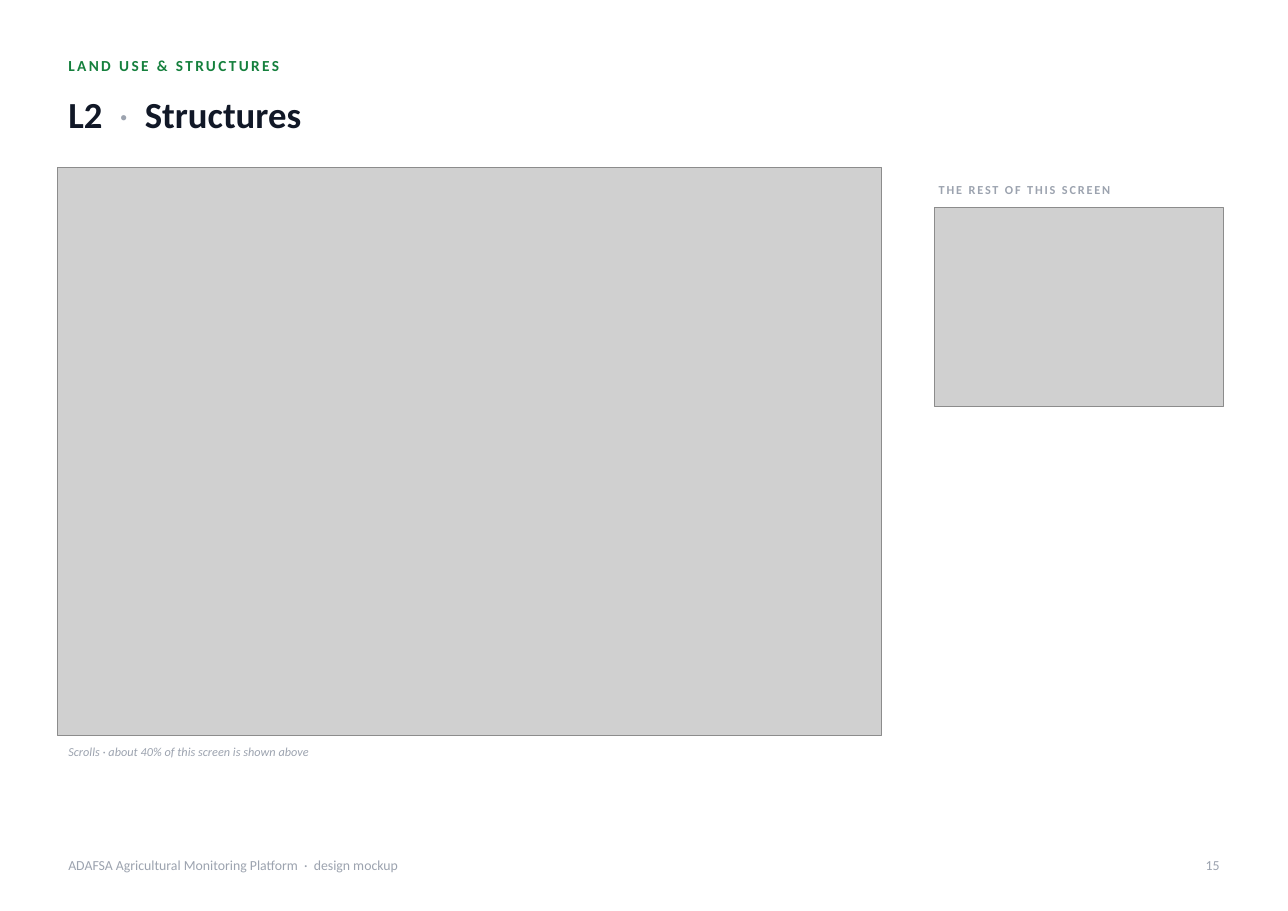
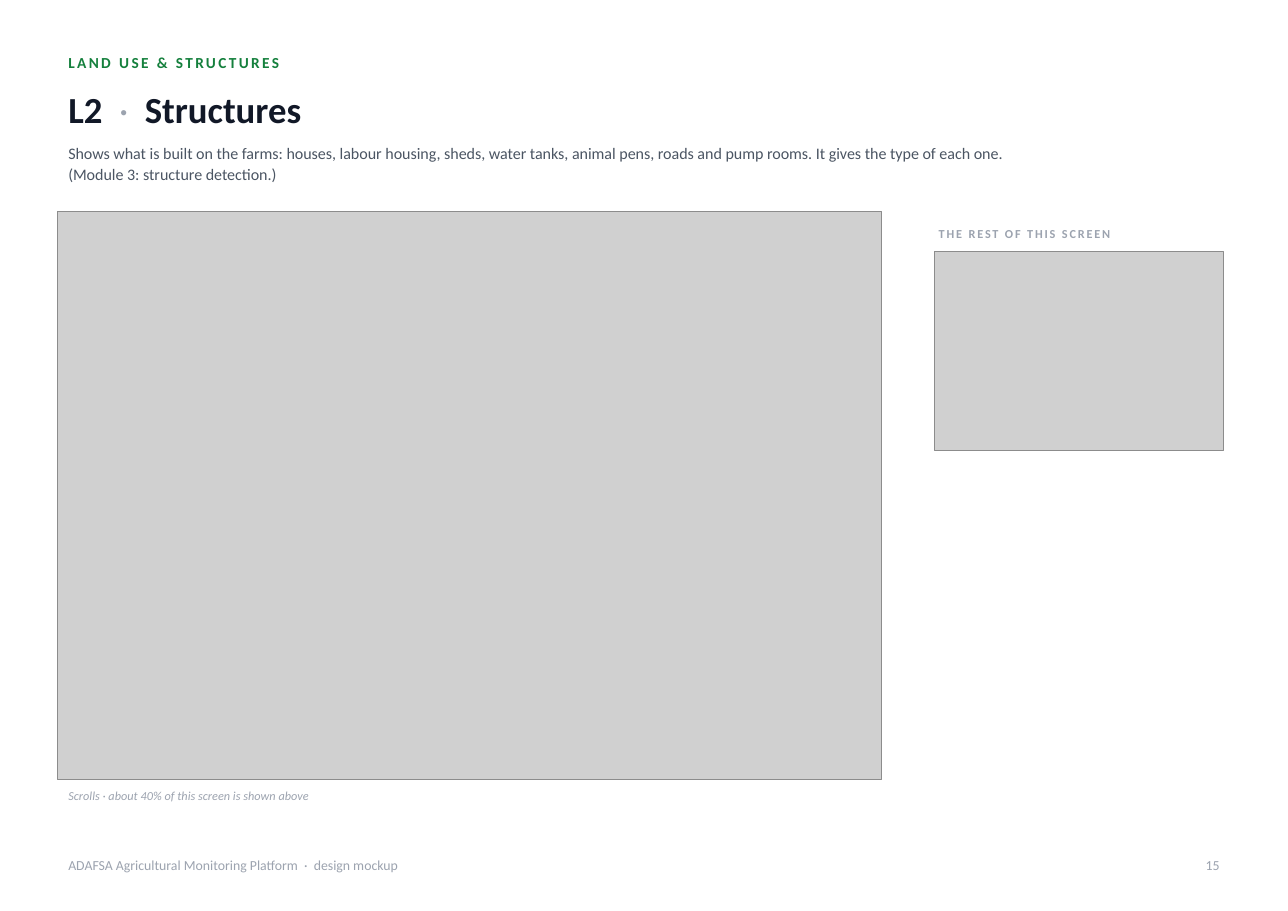
Before and after one commit to romainbigare/adafsa-mockup, a slide deck: slide 15 of docs/ADAFSA_Platform_Screens.pptx. Drawn at 1288x911 pixels with LibreOffice and Linux fonts; fonts in the diff are those of the drawing; grey boxes stand for pictures. Boxes give left, top, right and bottom in pixels: in the first picture for what was removed or moved away, otherwise in the second. Text is boxed around its words. In the diff, an @@ line names an element or a change of style, - is before the commit and + after.

```diff
--- a/docs/ADAFSA_Platform_Screens.pptx
+++ b/docs/ADAFSA_Platform_Screens.pptx
@@ text "L2 · Structures": place and size @@
-text "L2 · Structures" at (68, 104, 301, 129)
+text "L2 · Structures" at (68, 99, 301, 124)
@@ text added at (68, 148, 1003, 182), 10.5 pt, text #4B5563 @@
+Shows what is built on the farms: houses, labour housing, sheds, water tanks, animal pens, roads and pump rooms. It gives the type of each one. (Module 3: structure detection.)
@@ 2 pictures, 2 texts: place and size @@
-2 pictures, 2 texts at (57, 167, 1223, 757)
+2 pictures, 2 texts at (57, 212, 1223, 801)
```
Also in this commit, not shown: 19 other slides changed, 3 other files.
